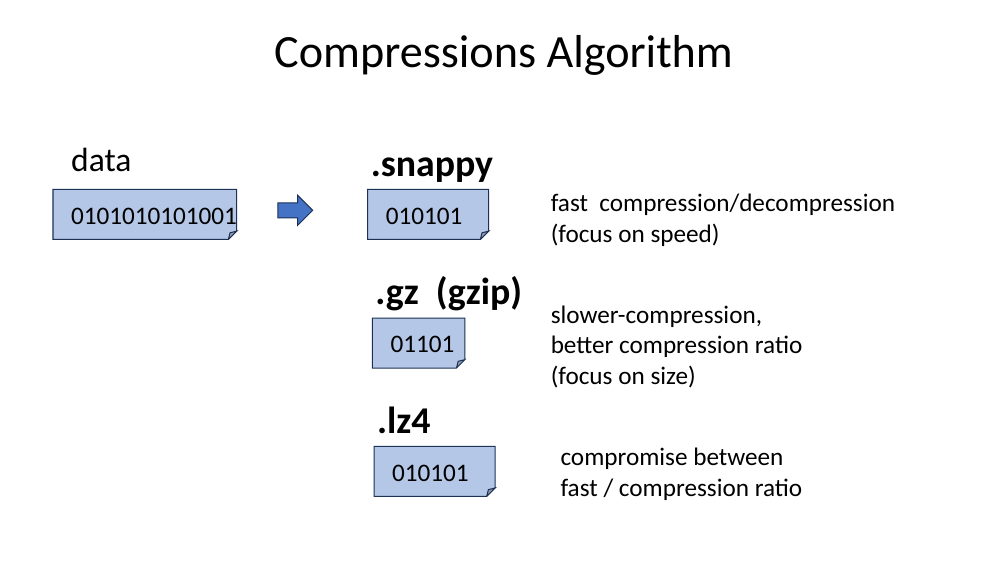
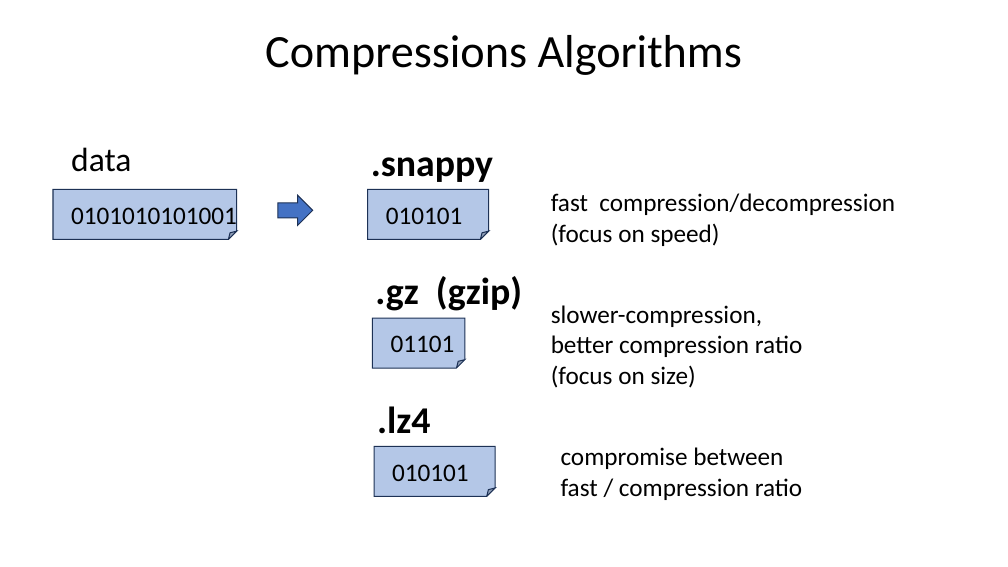
Before and after one commit to Arnaud-Nauwynck/presentations, a slide deck: slide 28 of pres-bigdata/8-Datalake-File-Format-Parquet.pptx. Drawn at 1008x567 pixels with LibreOffice and Linux fonts; fonts in the diff are those of the drawing. Boxes give left, top, right and bottom in pixels: in the first picture for what was removed or moved away, otherwise in the second. Text is boxed around its words. In the diff, an @@ line names an element or a change of style, - is before the commit and + after.

```diff
--- a/pres-bigdata/8-Datalake-File-Format-Parquet.pptx
+++ b/pres-bigdata/8-Datalake-File-Format-Parquet.pptx
@@ title at [265,35,742,75]: text changed @@
-Compressions Algorithm
+Compressions Algorithms
```
Also in this commit, not shown: 8 other slides changed, 19 slides added, 26 other files.
